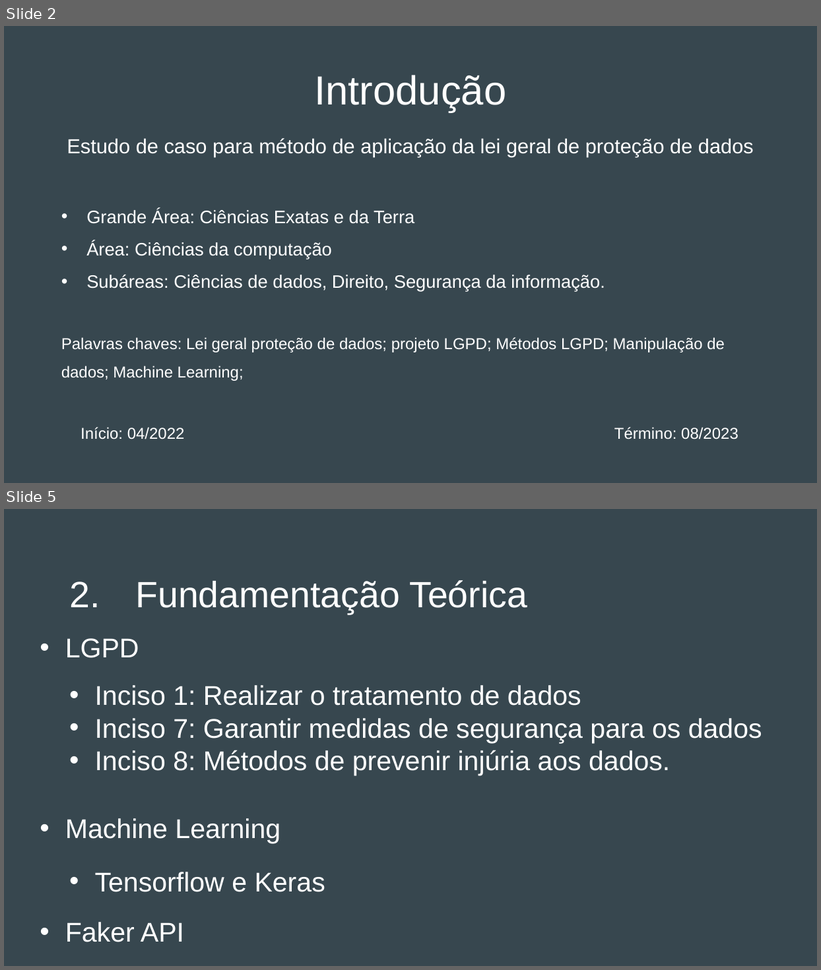
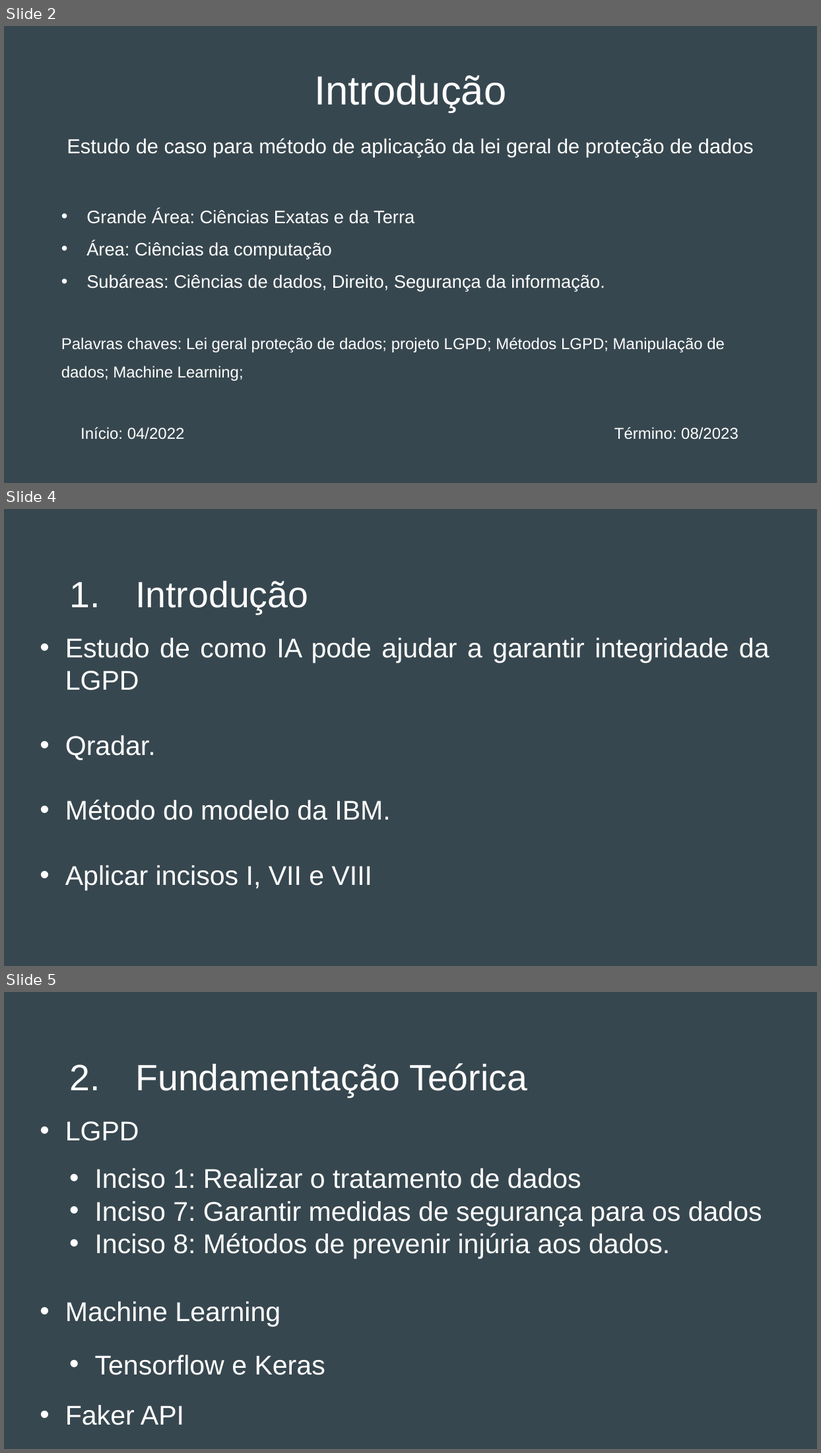
Before and after one commit to Dom-Juan/TCC-3, a slide deck: Apresentação do TCC 3 - Final.pptx. Shown one above the other, each under a label of ours: slides 2 and 5 before the commit, slides 2, 4 and 5 after it; the slides between them are not shown. The pictures are 821x970 and 821x1453 pixels, drawn with LibreOffice and Linux fonts; fonts in the diff are those of the drawing. Boxes give left, top, right and bottom in pixels: in the first picture for what was removed or moved away, otherwise in the second. Text is boxed around its words. In the diff, an @@ line names an element or a change of style, - is before the commit and + after.

```diff
--- a/Apresentação do TCC 3 - Final.pptx
+++ b/Apresentação do TCC 3 - Final.pptx
@@ slide 4 added at bbox=[4, 509, 817, 966], background #37474F @@
@@ title added at bbox=[135, 581, 308, 614], 32.4 pt, text #FFFFFF @@
+1. Introdução
@@ text added at bbox=[65, 638, 770, 890], 24 pt, text #FFFFFF @@
+• Estudo de como IA pode ajudar a garantir integridade da LGPD
+• Qradar.
+• Método do modelo da IBM.
+• Aplicar incisos I, VII e VIII
```
Also in this commit, not shown: 3 slides changed, 9 other slides added, 4 slides removed, 2 other files.
